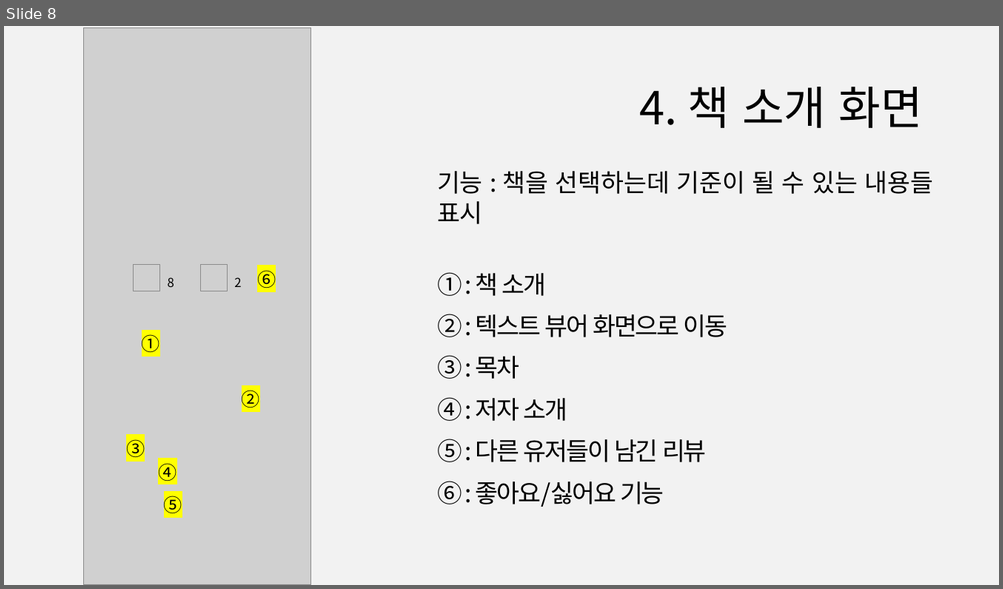
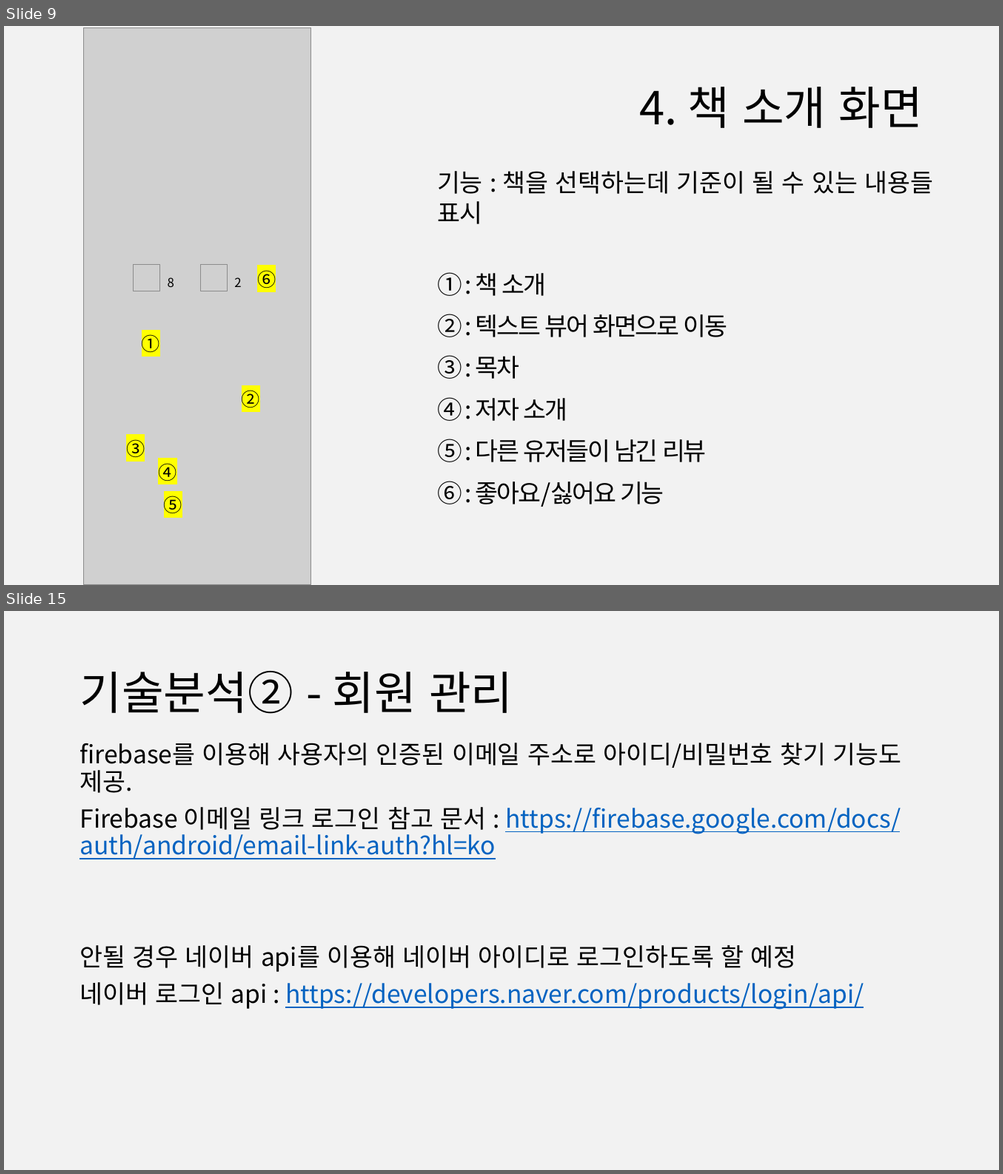
Before and after one commit to 888pocket/social-readbook-app, a slide deck: 보고서/사용자인터페이스(나) 제안발표ppt_3code.pptx. Shown one above the other, each under a label of ours: slide 8 before the commit, slides 9 and 15 after it; the slides between them are not shown. The pictures are 1003x589 and 1003x1174 pixels, drawn with LibreOffice and Linux fonts; fonts in the diff are those of the drawing; grey boxes stand for pictures. Boxes give left, top, right and bottom in pixels: in the first picture for what was removed or moved away, otherwise in the second. Text is boxed around its words. In the diff, an @@ line names an element or a change of style, - is before the commit and + after.

```diff
--- a/보고서/사용자인터페이스(나) 제안발표ppt_3code.pptx
+++ b/보고서/사용자인터페이스(나) 제안발표ppt_3code.pptx
@@ slide 15 added at <box>4,611,999,1170</box>, background #F2F2F2 @@
@@ title added at <box>79,671,512,714</box>, 44 pt, text #000000 @@
+기술분석② - 회원 관리
@@ text added at <box>79,743,902,1010</box>, 24 pt, text #0563C1, underline @@
+firebase를 이용해 사용자의 인증된 이메일 주소로 아이디/비밀번호 찾기 기능도 제공.
+Firebase 이메일 링크 로그인 참고 문서 : https://firebase.google.com/docs/auth/android/email-link-auth?hl=ko
+안될 경우 네이버 api를 이용해 네이버 아이디로 로그인하도록 할 예정
+네이버 로그인 api : https://developers.naver.com/products/login/api/
@@ what was slide 8 is now slide 9 @@
```
Also in this commit, not shown: 7 slides changed, 8 other slides added, 2 slides removed.
